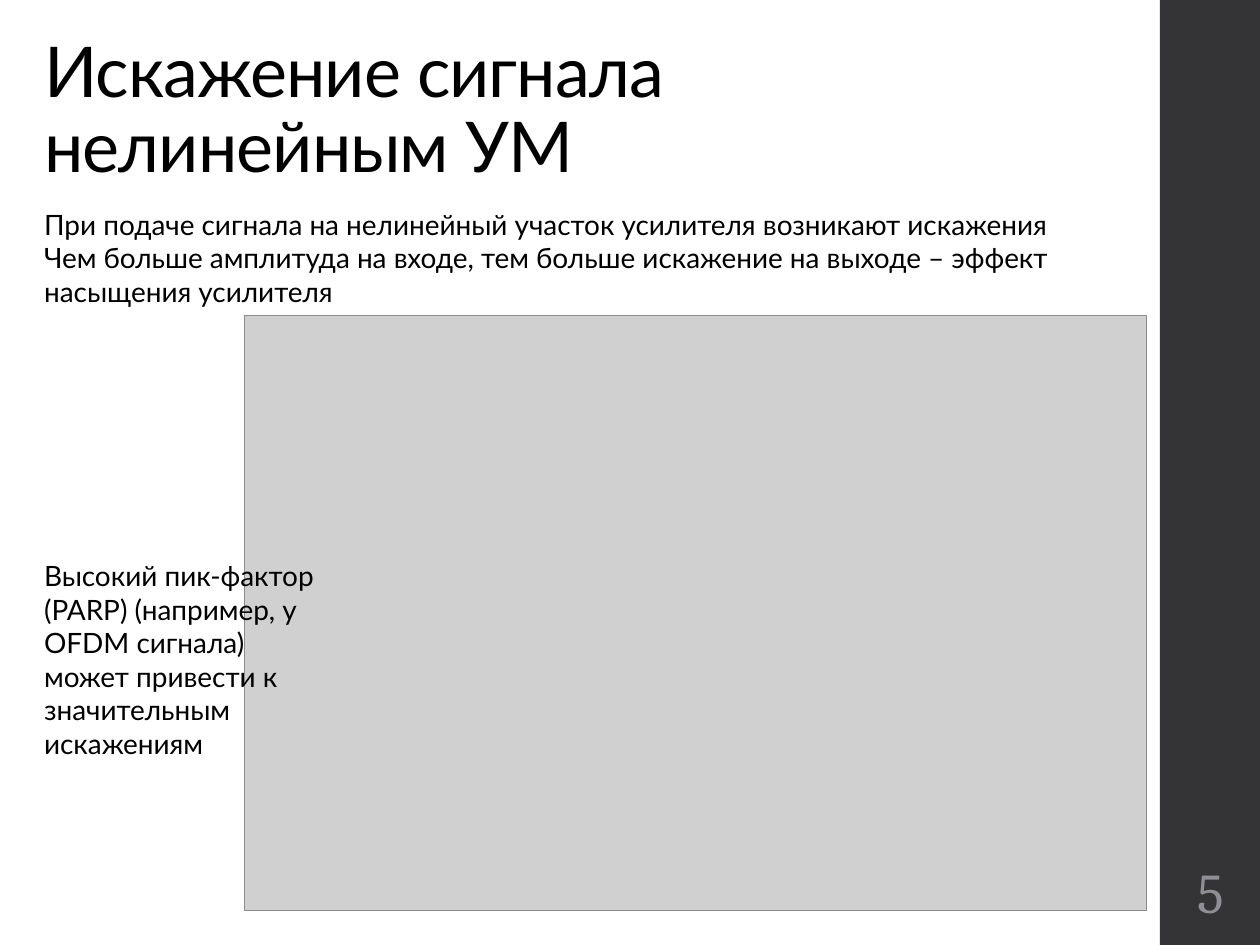
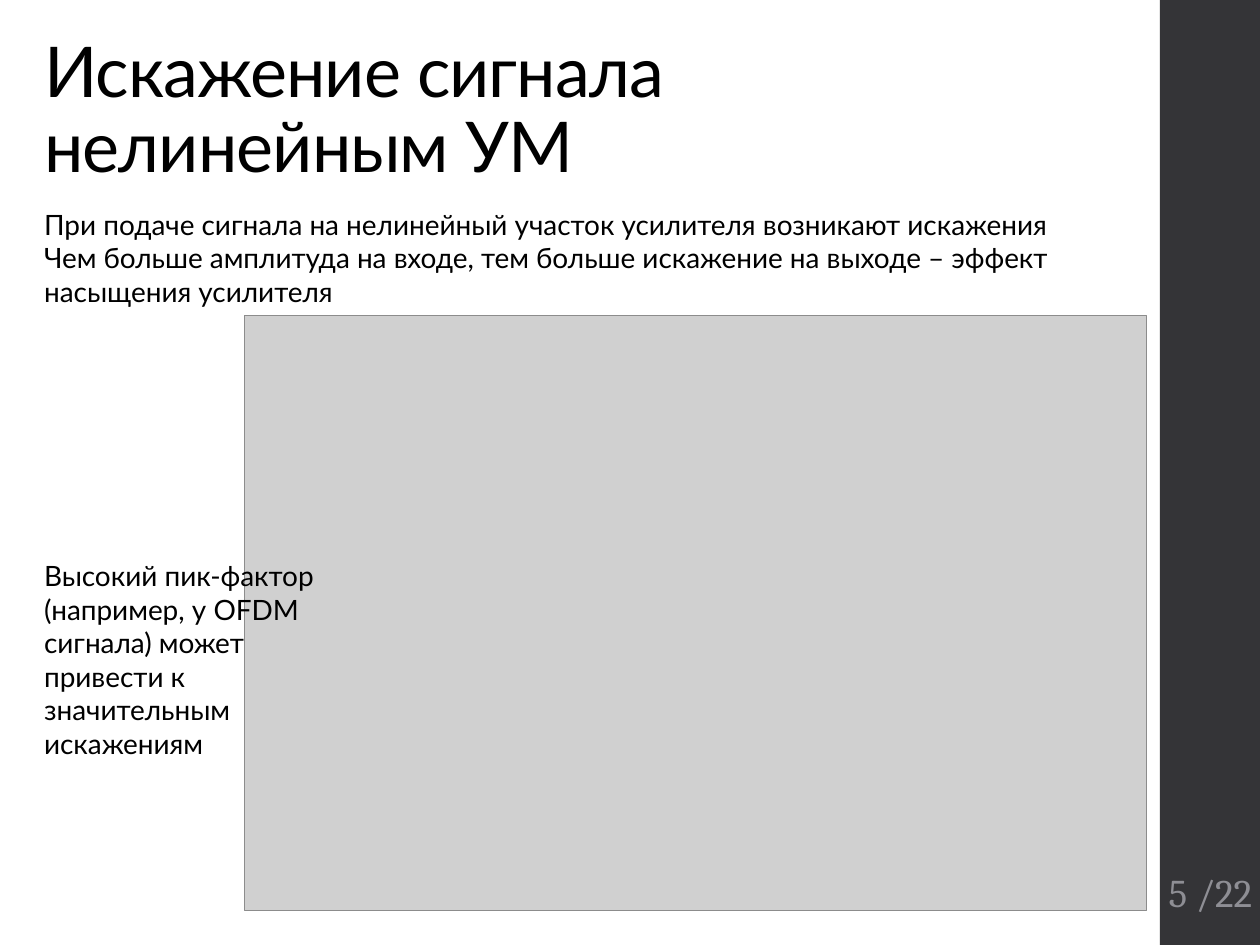
Before and after one commit to kannab98/graduation-paper, a slide deck: slide 5 of Presentation.pptx. Drawn at 1260x945 pixels with LibreOffice and Linux fonts; fonts in the diff are those of the drawing; grey boxes stand for pictures. Boxes give left, top, right and bottom in pixels: in the first picture for what was removed or moved away, otherwise in the second. Text is boxed around its words. In the diff, an @@ line names an element or a change of style, - is before the commit and + after.

```diff
--- a/Presentation.pptx
+++ b/Presentation.pptx
@@ text at (44,562,314,755): text changed @@
-Высокий пик-фактор (PARP) (например, у OFDM сигнала) может привести к значительным искажениям
+Высокий пик-фактор (например, у OFDM сигнала) может привести к значительным искажениям
@@ page number at (1169,880,1252,912): text changed; size 32 to 22.4 pt @@
-5
+5 /22
```
Also in this commit, not shown: 11 other slides changed, 1 slide added, 1 other file.
